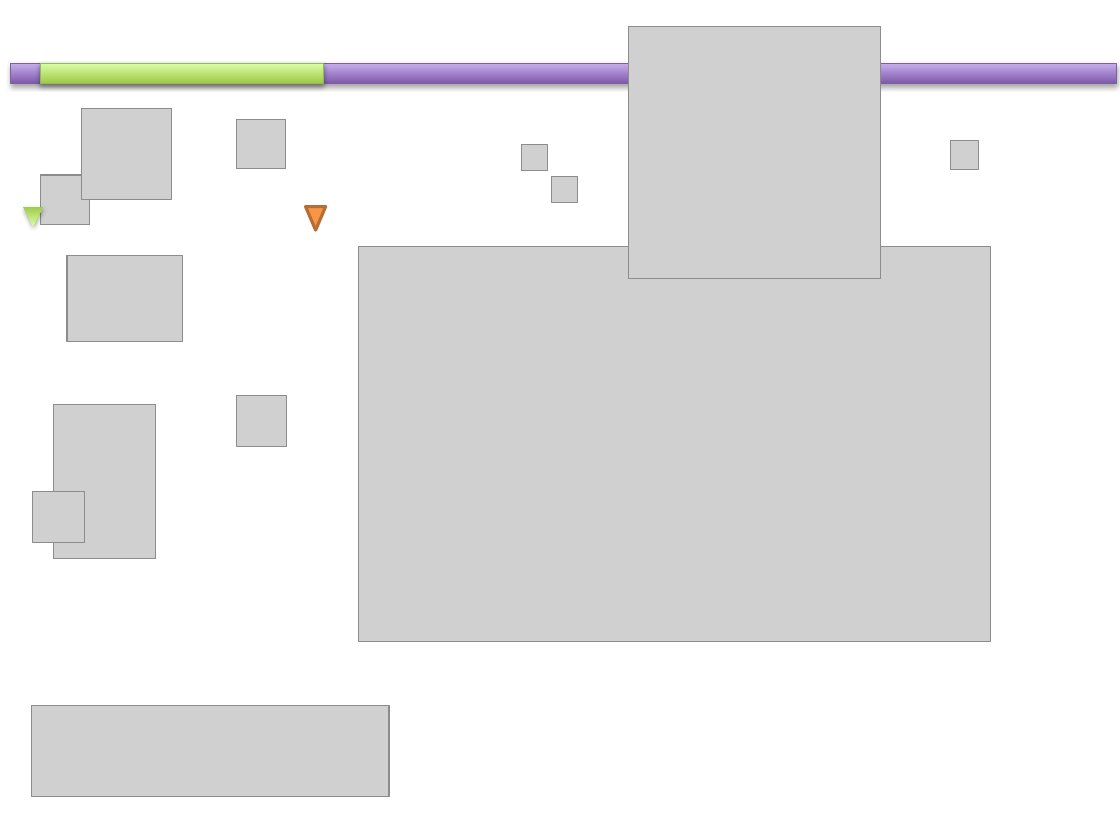
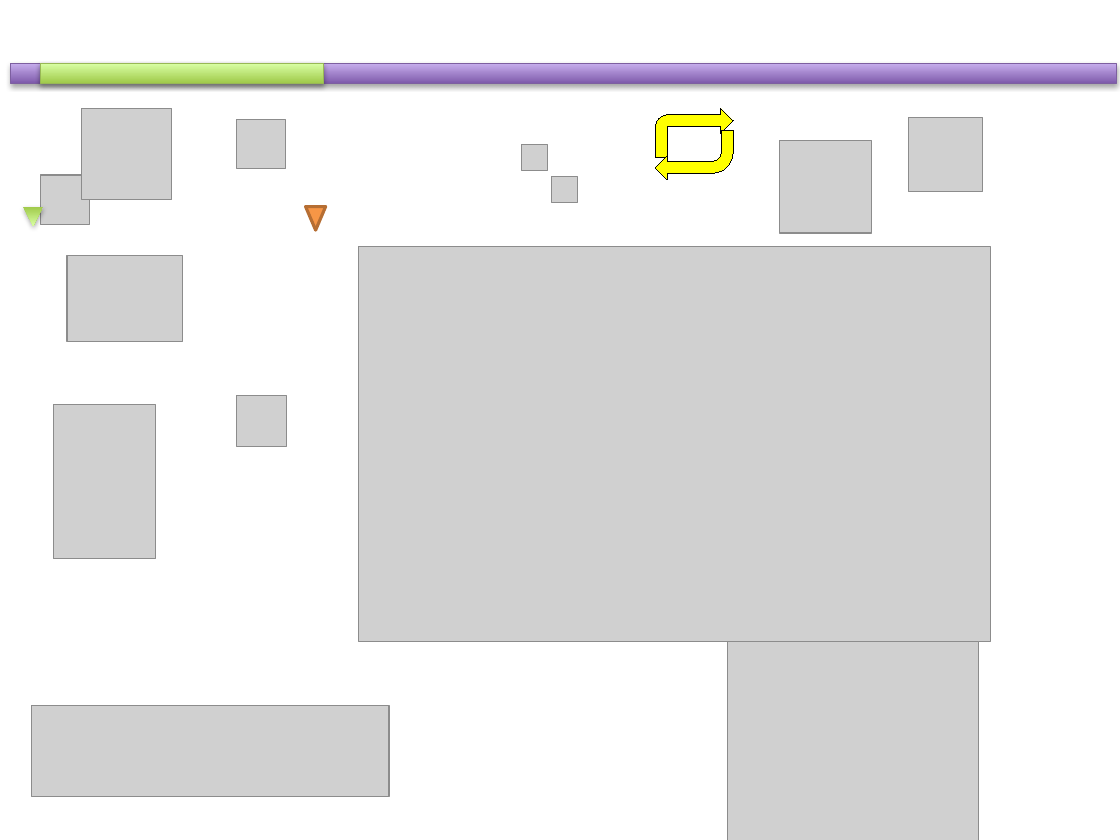
Before and after one commit to etayki/heyDude, a slide deck: slide 4 of GraphicDesign.pptx. Drawn at 1120x840 pixels with LibreOffice and Linux fonts; fonts in the diff are those of the drawing; grey boxes stand for pictures. Boxes give left, top, right and bottom in pixels: in the first picture for what was removed or moved away, otherwise in the second. Text is boxed around its words. In the diff, an @@ line names an element or a change of style, - is before the commit and + after.

```diff
--- a/GraphicDesign.pptx
+++ b/GraphicDesign.pptx
@@ bent arrow added at (655, 109, 734, 158), fill #FFFF00, outline #000000 0 pt @@
@@ picture: place and size @@
-picture at (950, 141, 979, 170)
+picture at (908, 118, 983, 193)
@@ bent arrow added at (655, 130, 734, 179), fill #FFFF00, outline #000000 0 pt @@
@@ picture: place and size @@
-picture at (32, 492, 84, 543)
+picture at (780, 141, 871, 233)
@@ picture: place and size @@
-picture at (628, 27, 879, 278)
+picture at (728, 641, 979, 840)
```
Also in this commit, not shown: 2 slides added, 2 other files.
